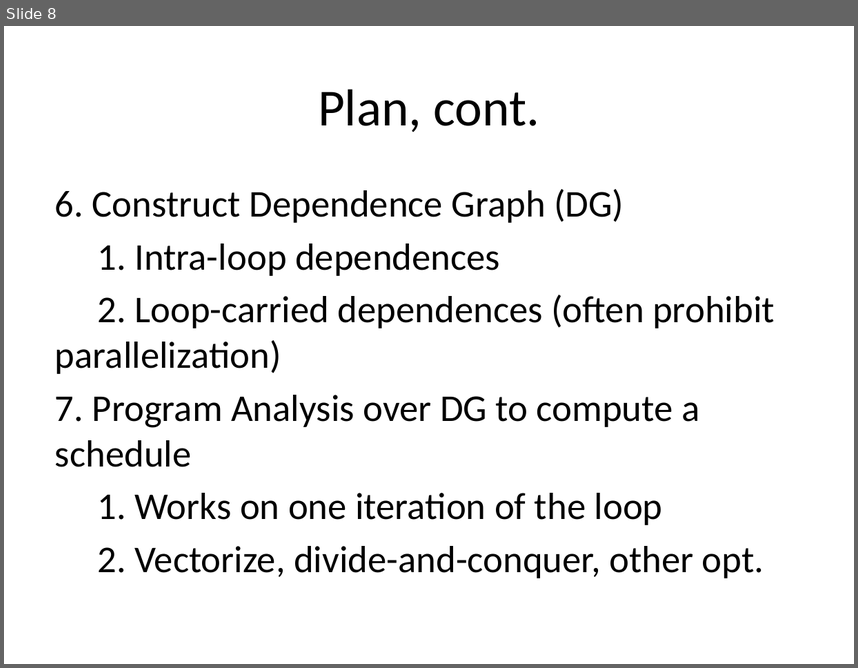
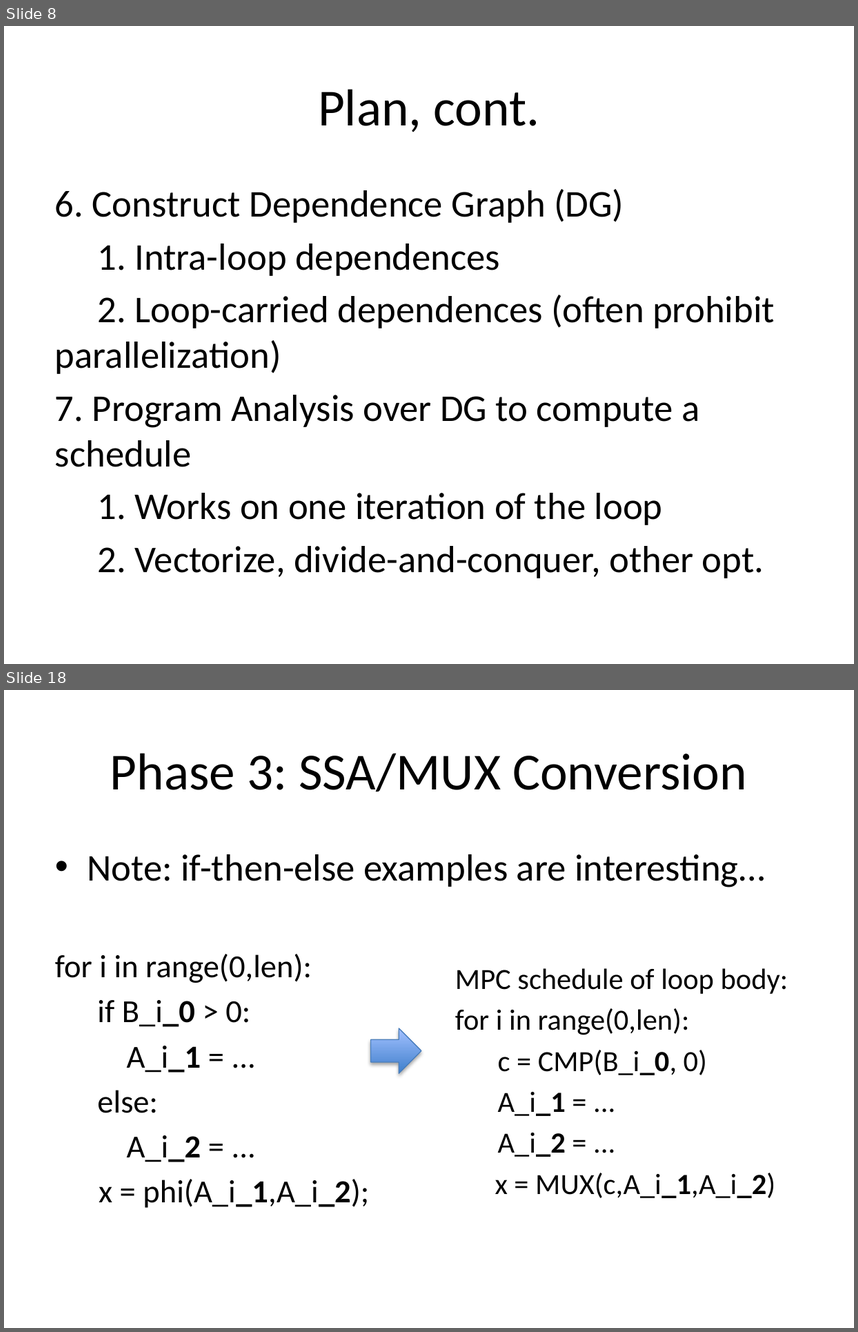
Before and after one commit to milana2/ParallelizationForMPC, a slide deck: MPC_Compiler_Misc_Notes.pptx. Shown one above the other, each under a label of ours: slide 8 before the commit, slides 8 and 18 after it; the slides between them are not shown. The pictures are 858x668 and 858x1332 pixels, drawn with LibreOffice and Linux fonts; fonts in the diff are those of the drawing. Boxes give left, top, right and bottom in pixels: in the first picture for what was removed or moved away, otherwise in the second. Text is boxed around its words. In the diff, an @@ line names an element or a change of style, - is before the commit and + after.

Commit message:
More detail on the analysis phases.

```diff
--- a/MPC_Compiler_Misc_Notes.pptx
+++ b/MPC_Compiler_Misc_Notes.pptx
@@ slide 18 added at <box>4,690,854,1328</box>, background #FFFFFF @@
@@ title added at <box>110,753,747,792</box>, 44 pt, text #000000 @@
+Phase 3: SSA/MUX Conversion
@@ text added at <box>87,854,765,887</box>, 32 pt, text #000000 @@
+• Note: if-then-else examples are interesting…
@@ text added at <box>55,954,369,1208</box>, 27.2 pt, text #000000 @@
+for i in range(0,len):
+if B_i_0 > 0:
+A_i_1 = ...
+else:
+A_i_2 = ...
+x = phi(A_i_1,A_i_2);
@@ text added at <box>455,968,789,1198</box>, 24.8 pt, text #000000 @@
+MPC schedule of loop body:
+for i in range(0,len):
+c = CMP(B_i_0, 0)
+A_i_1 = ...
+A_i_2 = ...
+x = MUX(c,A_i_1,A_i_2)
@@ right arrow added at <box>371,1028,422,1074</box>, fill gradient #3F80CE to #A4C4FF, outline #4B7EBC 0.75 pt @@
```
Also in this commit, not shown: 2 slides changed, 12 other slides added.
